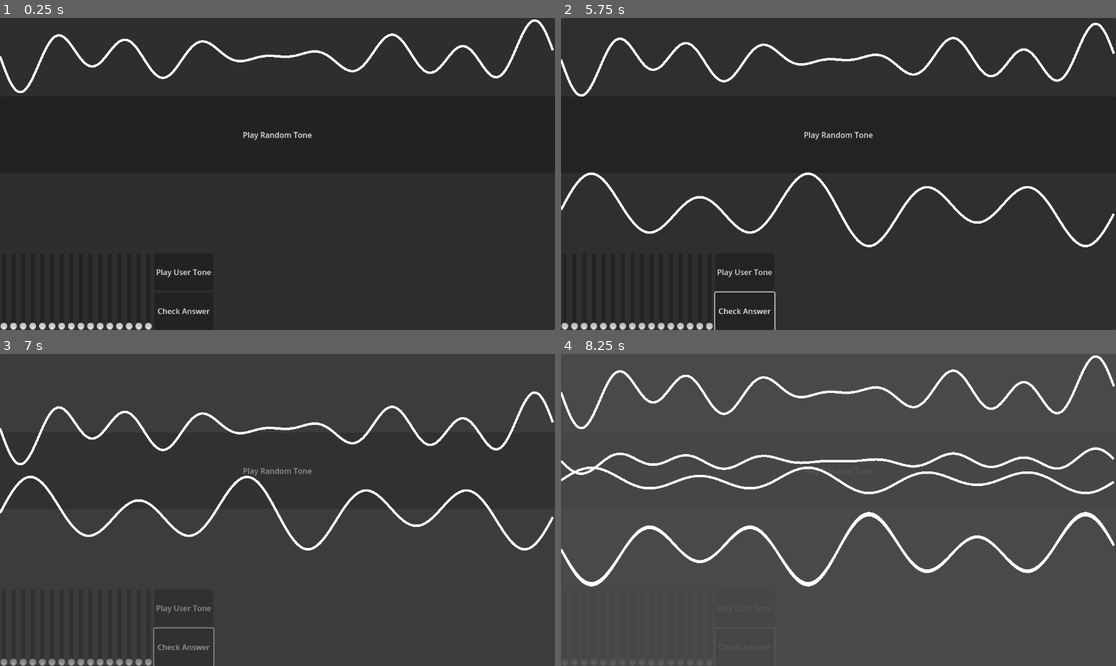
Above: before the commit, frames 1-4 (two rows, left to right).
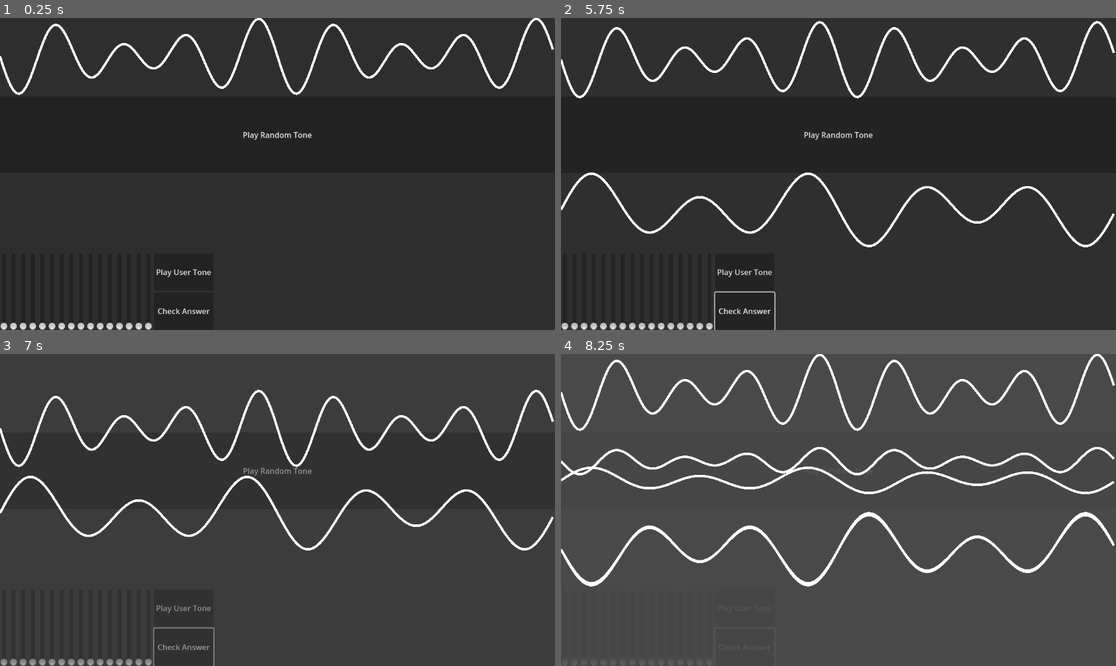
Above: after the commit, the same moments.

Repository: ViperZer0/minijam-179
Game: Godot game, scene res://scene/main/main.tscn
Two runs of this game, one before a commit and one after it. Both use one fixed random seed, a clock stepped at 60 frames per second and the inputs below.
Inputs (mouse positions are in pixels of both pictures, inside the frame that each line leads up to):
- Up to frame 1 (0.25 s): no input
- Up to frame 2 (5.75 s): click "Play Random Tone" at 0.5 s; click "Play Random Tone" at 1.25 s; click "Play User Tone" at 2 s; click "Play User Tone" at 2.75 s; click "Check Answer" at 3.5 s; click "Check Answer" at 4.25 s; click "Play Random Tone" at 5 s
- Up to frame 3 (7 s): click "Play User Tone" at 5.75 s; click "Check Answer" at 6.5 s
- Up to frame 4 (8.25 s): move the mouse to (960, 494) at 7.27 s; hold Space (play) 7.28-8.03 s; click (960, 494) at 7.42 s; move the mouse to (727, 525) at 8.02 s; tap Space (play) at 8.1 s; click (727, 525) at 8.17 s

The runs differ from the first frame. In frame 1, 2.6% of the frame differs, in the area x 0-100%, y 0-25%; in frame 2, 2.6%; in frame 3, 2.6%; in frame 4, 4.2%, in the area x 0-100%, y 0-39%.
Error in both runs: Invalid access to property or key 'harmonics' on a base object of type 'Nil'. (res://src/harmonics.gd:33)

Commit message:
Exported harmonic_chance property in main

Diff:
--- a/godot/scene/main/main.gd
+++ b/godot/scene/main/main.gd
@@ -1,6 +1,10 @@
 extends PanelContainer
+## Number of harmonics to use
 @export var num_harmonics: int = 16
+## Threshold before a given answer is approved as a success
 @export var error_threshold: float = 0.05
+## Chance of including any given harmonic
+@export var harmonic_chance: float = 0.3
 
 @export_file("*.tscn") var win_transition_path: String = ""
 @onready var _win_transition_scene: PackedScene = load(win_transition_path)
@@ -14,7 +18,7 @@
 
 func _ready() -> void:
 	audio_slider_grid.num_harmonics = num_harmonics
-	random_harmonics = Harmonics.generate_random_harmonics(num_harmonics, 0.35).normalize()
+	random_harmonics = Harmonics.generate_random_harmonics(num_harmonics, harmonic_chance).normalize()
 	random_tone.start_processing(random_harmonics)
 	random_tone_visualizer.harmonics = random_harmonics
 	# We should call this deferred so it updates to the size of the container
